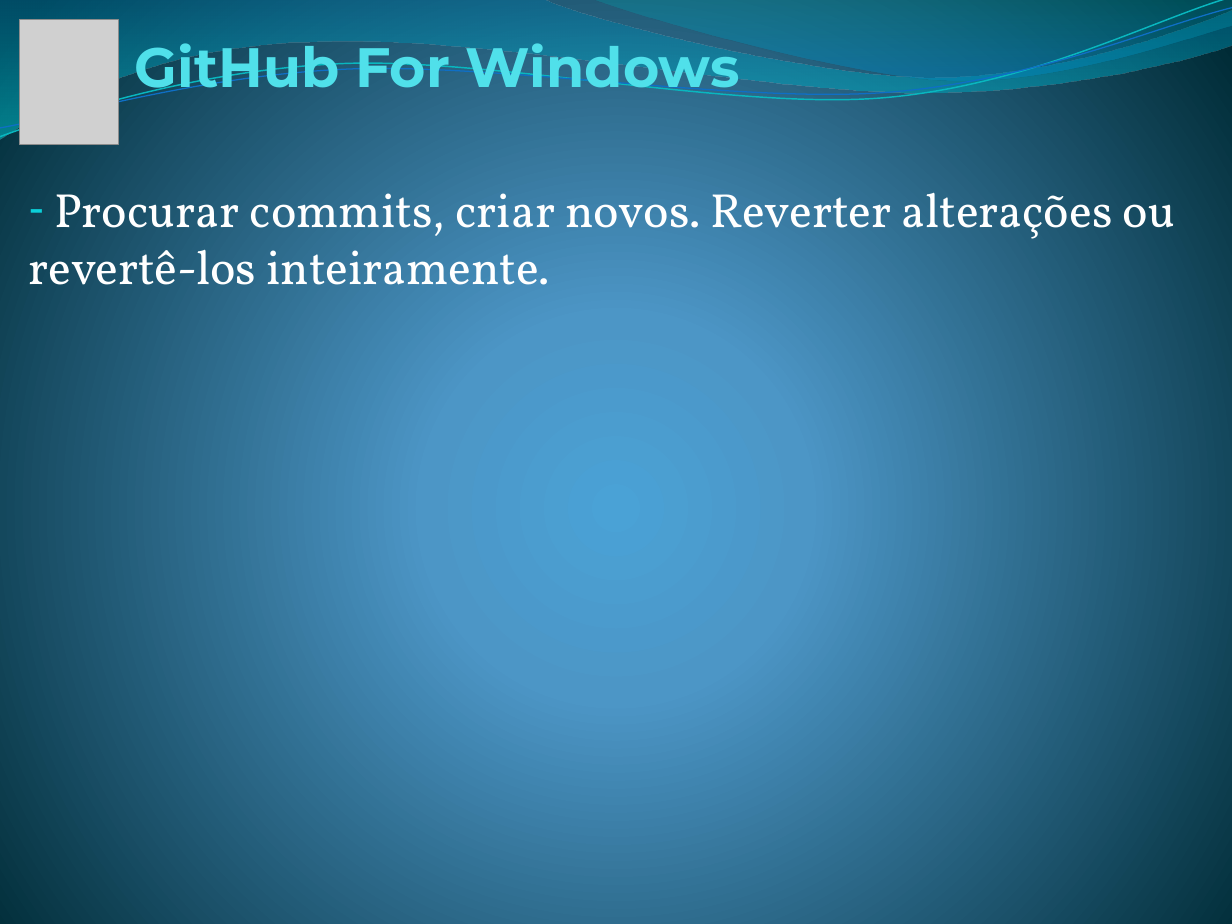
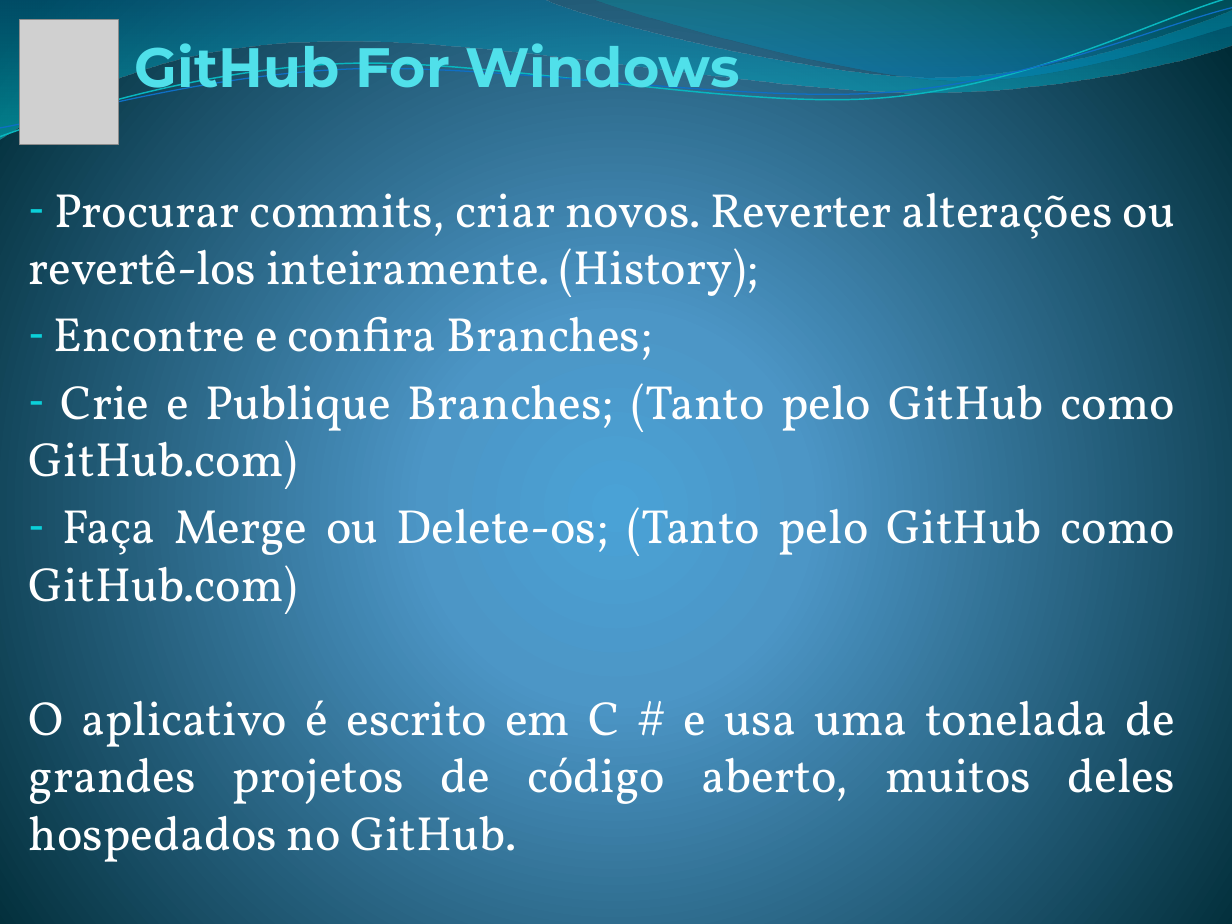
Before and after one commit to gvalman/test, a slide deck: slide 8 of GitHub Seminario.pptx. Drawn at 1232x924 pixels with LibreOffice and Linux fonts; fonts in the diff are those of the drawing; grey boxes stand for pictures. Boxes give left, top, right and bottom in pixels: in the first picture for what was removed or moved away, otherwise in the second. Text is boxed around its words. In the diff, an @@ line names an element or a change of style, - is before the commit and + after.

```diff
--- a/GitHub Seminario.pptx
+++ b/GitHub Seminario.pptx
@@ subtitle at (x1=29, y1=192, x2=1176, y2=862): text changed @@
-– Procurar commits, criar novos. Reverter alterações ou revertê-los inteiramente.
+– Procurar commits, criar novos. Reverter alterações ou revertê-los inteiramente. (History);
+– Encontre e confira Branches;
+– Crie e Publique Branches; (Tanto pelo GitHub como GitHub.com)
+– Faça Merge ou Delete-os; (Tanto pelo GitHub como GitHub.com)
+O aplicativo é escrito em C # e usa uma tonelada de grandes projetos de código aberto, muitos deles hospedados no GitHub.
```
Also in this commit, not shown: 6 other slides changed, 2 slides added.
